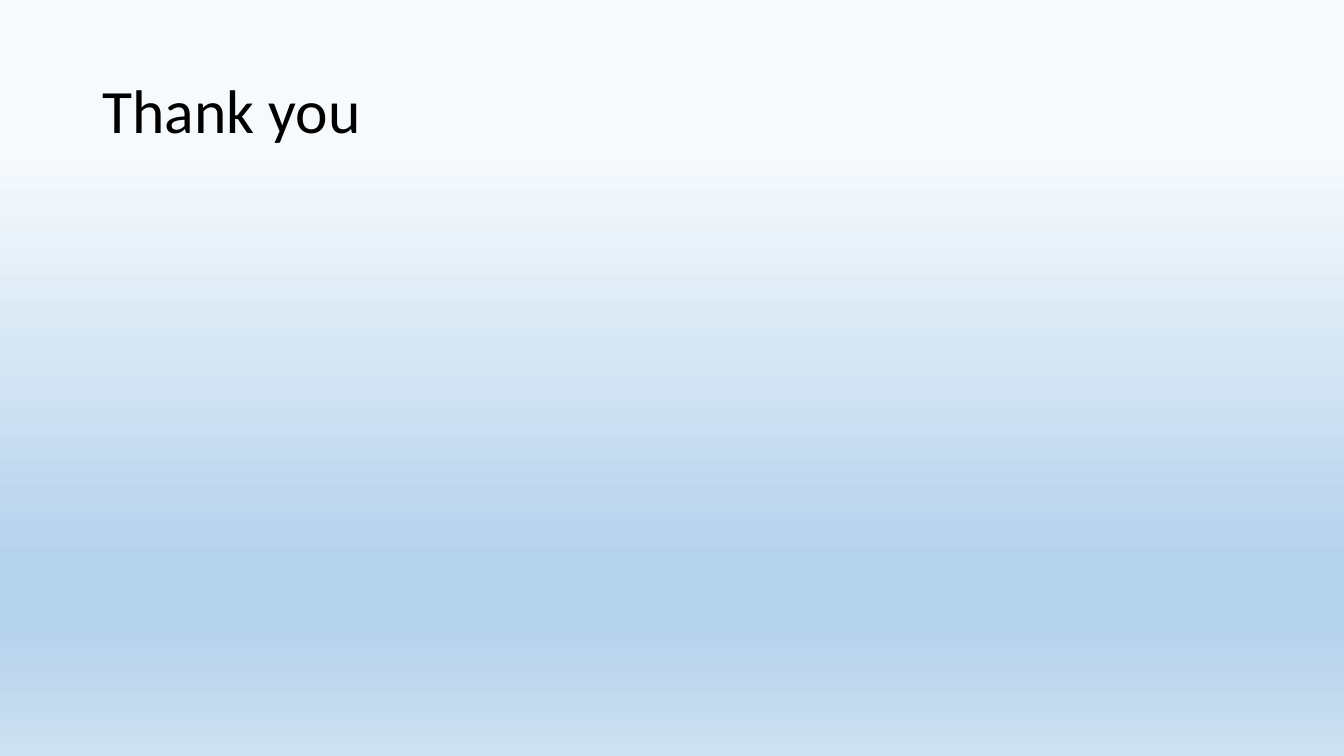
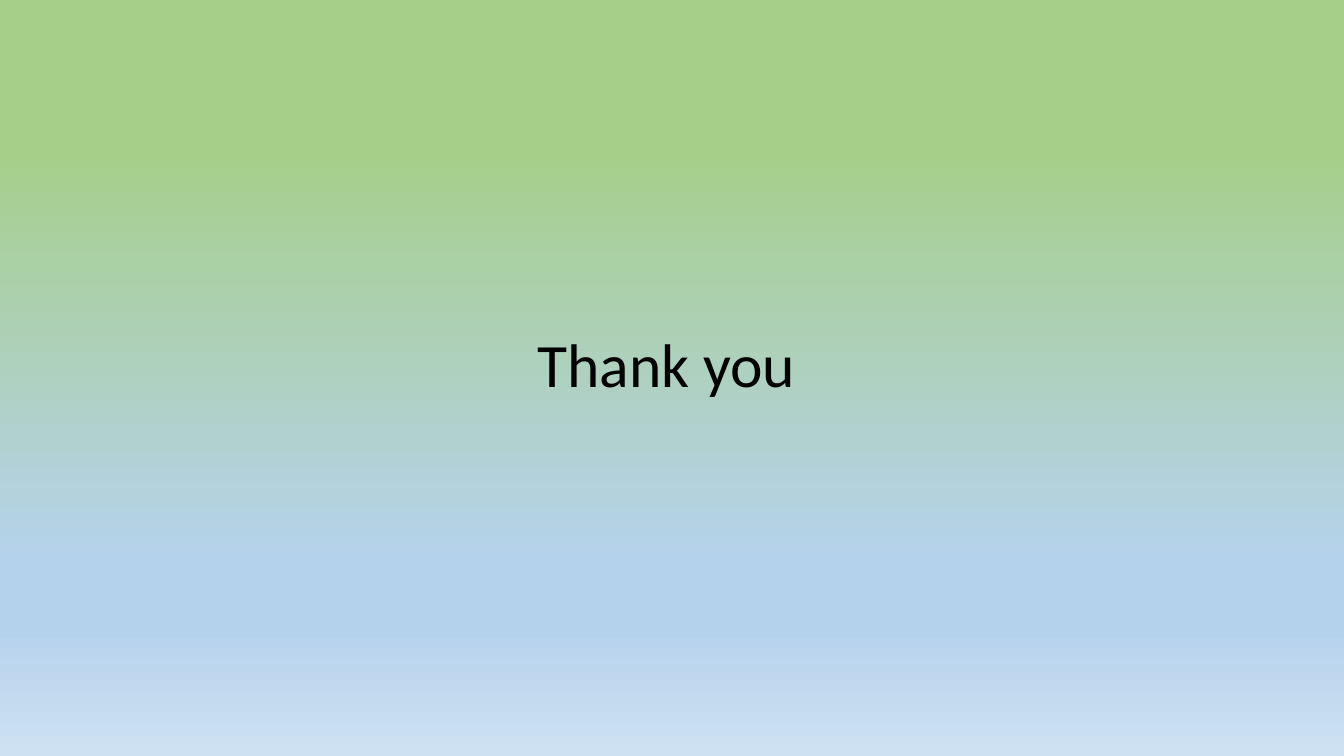
Before and after one commit to 9majka/NDK_presentation, a slide deck: slide 13 of NDK.pptx (slide 10 before the commit). Drawn at 1344x756 pixels with LibreOffice and Linux fonts; fonts in the diff are those of the drawing. Boxes give left, top, right and bottom in pixels: in the first picture for what was removed or moved away, otherwise in the second. Text is boxed around its words. In the diff, an @@ line names an element or a change of style, - is before the commit and + after.

```diff
--- a/NDK.pptx
+++ b/NDK.pptx
@@ background gradient #F7FAFD to #B5D2EC to #CEE1F2 to gradient #A6CF8A to #B5D2EC to #CEE1F2 @@
@@ title "Thank you": place and size @@
-title "Thank you" at (102, 90, 361, 143)
+title "Thank you" at (537, 344, 795, 397)
@@ title "Thank you" at (537, 344, 795, 397): alignment left to centre @@
```
Also in this commit, not shown: 9 other slides changed, 3 slides added, 2 other files.
